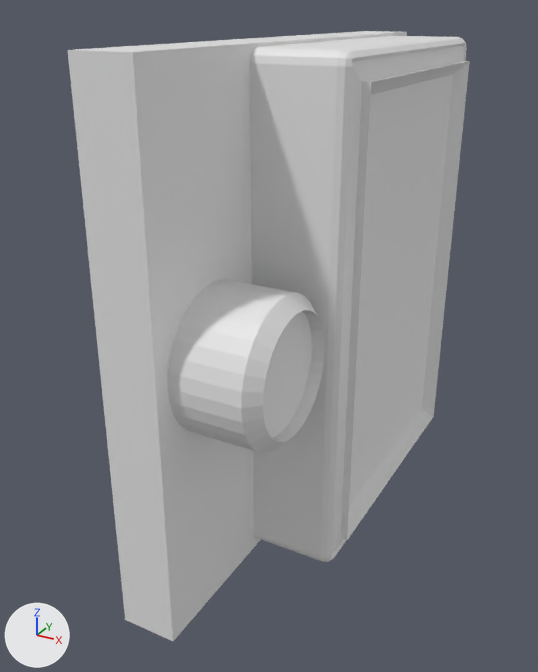
The OBJ model models/timer.obj: old version first, new version second.
Camera for both pictures: a camera (50 mm lens) standing at (0.0103, -0.0259, 0.0099) and looking at (-0.0021, -0.0034, -0.0014). Lighting does not change. The marker at lower left points along +X, +Y and +Z. Where no turn or scale is listed for an object, it has been applied to the vertices.

The first picture shows 'Cube_Cube.004', 'Cylinder_Cylinder.002', 'backpanel_Cube.001'.
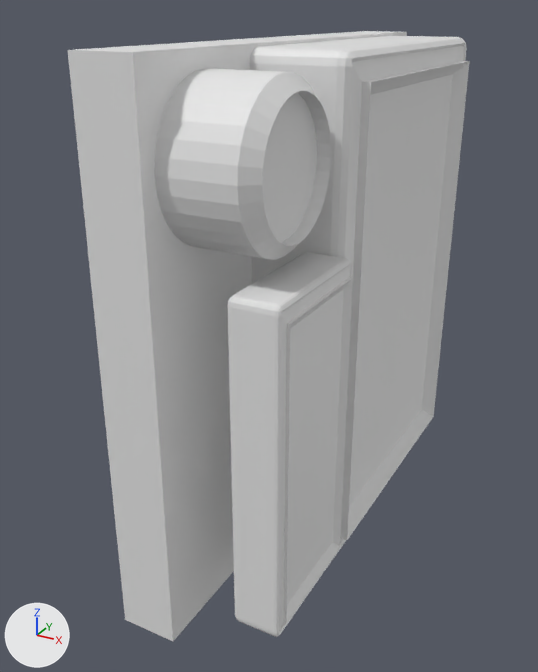
The change, as a list of edits to the scene's bpy script:
```text
Change me_cylinder_cylinder_002:
    where me_cylinder_cylinder_002.from_pydata(...)  # 128 vertices, 252 faces; spans x -0.00188..0.00155, y -0.01079..-0.00597, z -0.00241..0.00241
    used by ob_cylinder_cylinder_002; location = (0.0, 0.0, 0.0)
    me_cylinder_cylinder_002 part 1: the whole mesh is moved by (0.0, 0.0, 0.006)
Add me_cube_001_cube_002:
    me_cube_001_cube_002.from_pydata(...)  # 108 vertices, 212 faces; spans x 0.00057..0.00231, y -0.01061..-0.00597, z -0.00796..0.00306
Add ob_cube_001_cube_002:
    ob_cube_001_cube_002 = bpy.data.objects.new('Cube.001_Cube.002', me_cube_001_cube_002)
    ob_cube_001_cube_002.location = (0.0, 0.0, 0.0)
```

What differs and where, as boxes [x1, y1, x2, y2] in the pictures (538 x 672 px):
'Cylinder_Cylinder.002', mesh moved: before [168, 280, 325, 453]; after [155, 68, 331, 260]
'Cube.001_Cube.002', added: after [227, 252, 352, 637]
